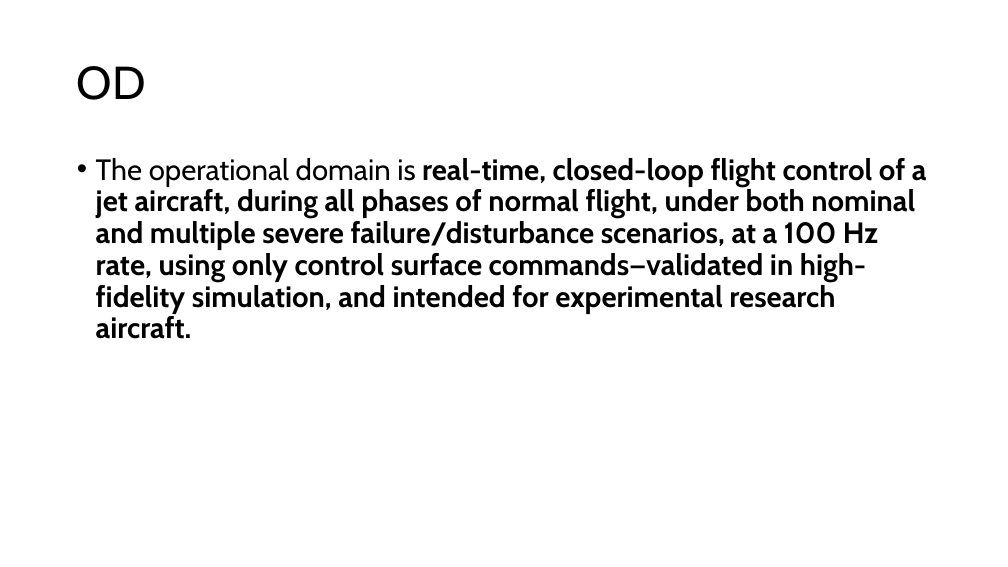
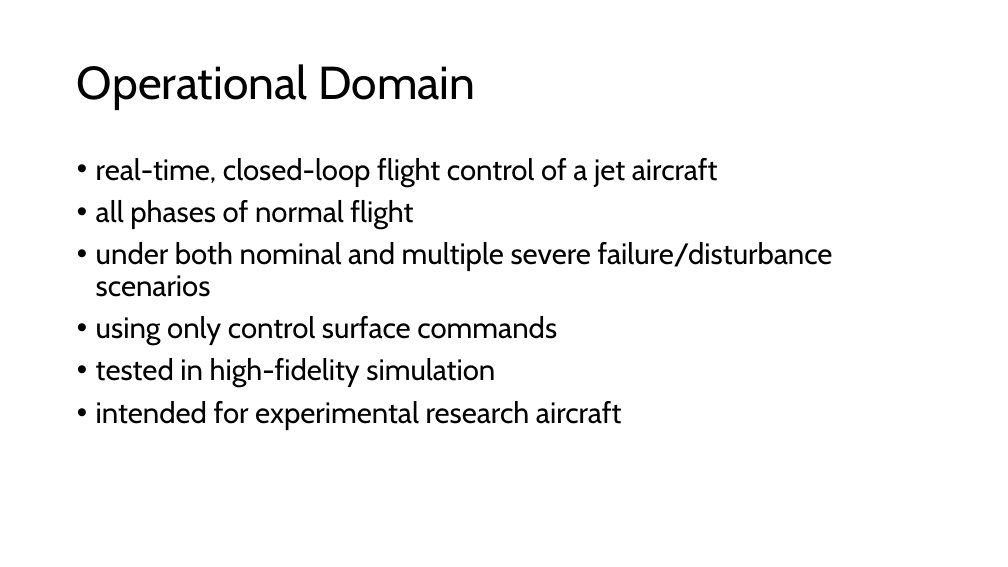
Before and after one commit to Niels149/AIASFault, a slide deck: slide 10 of AIASPres.pptx (slide 9 before the commit). Drawn at 1008x567 pixels with LibreOffice and Linux fonts; fonts in the diff are those of the drawing. Boxes give left, top, right and bottom in pixels: in the first picture for what was removed or moved away, otherwise in the second. Text is boxed around its words. In the diff, an @@ line names an element or a change of style, - is before the commit and + after.

```diff
--- a/AIASPres.pptx
+++ b/AIASPres.pptx
@@ title at bbox=[77, 64, 475, 110]: text changed @@
-OD
+Operational Domain
@@ text at bbox=[96, 158, 833, 430]: text changed; bold off @@
-• The operational domain is real-time, closed-loop flight control of a jet aircraft, during all phases of normal flight, under both nominal and multiple severe failure/disturbance scenarios, at a 100 Hz rate, using only control surface commands—validated in high-fidelity simulation, and intended for experimental research aircraft.
+• real-time, closed-loop flight control of a jet aircraft
+• all phases of normal flight
+• under both nominal and multiple severe failure/disturbance scenarios
+• using only control surface commands
+• tested in high-fidelity simulation
+• intended for experimental research aircraft
```
Also in this commit, not shown: 8 other slides changed, 1 slide added.
